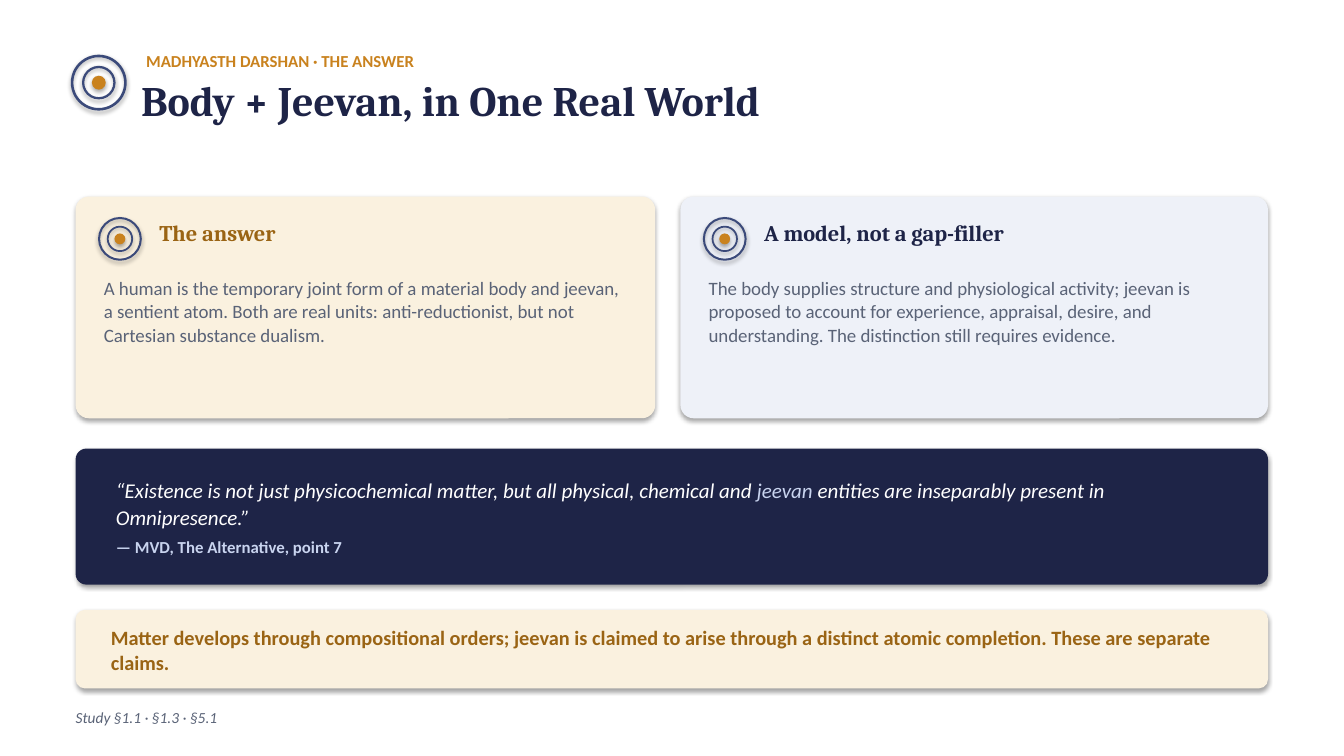
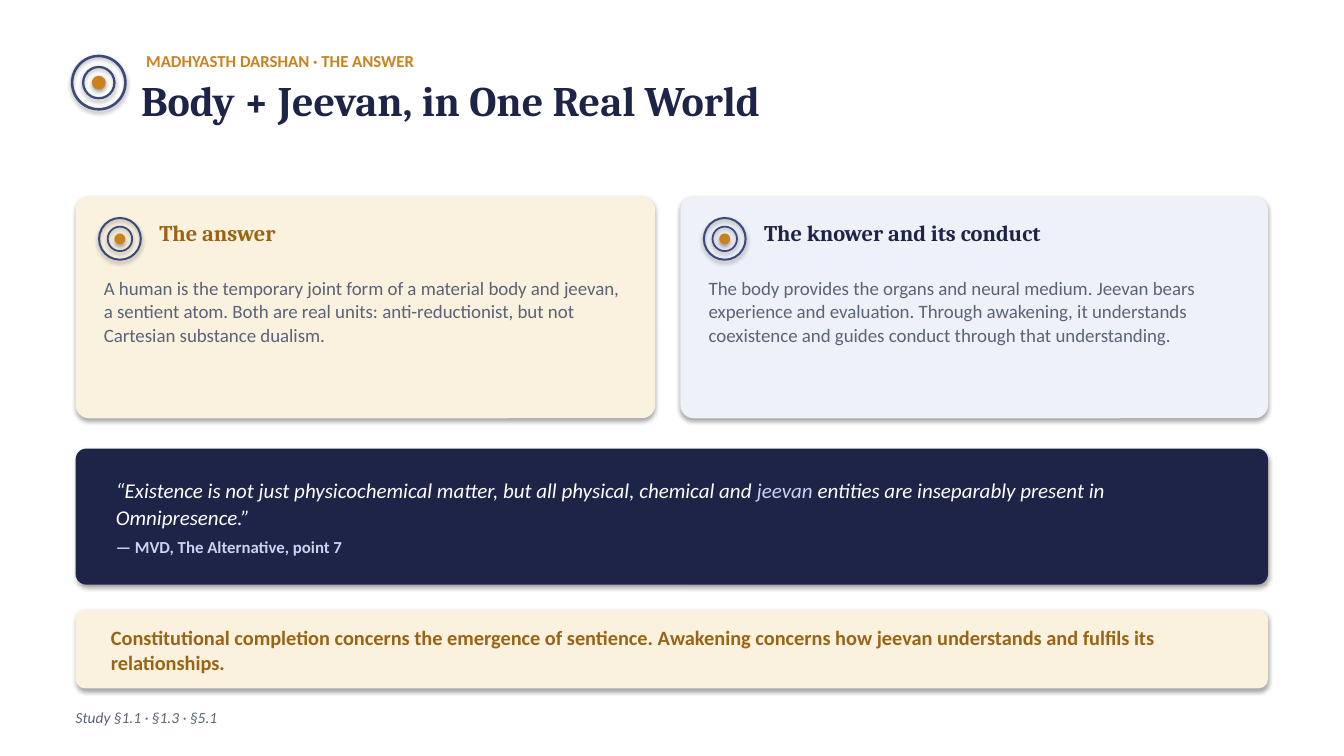
Before and after one commit to raghavamohan/AnalyticMadhyasthDarshan, a slide deck: slide 7 of Studies/Why-Humans-Are-Not-Just-Material/Why-Humans-Are-Not-Just-Material.pptx. Drawn at 1344x756 pixels with LibreOffice and Linux fonts; fonts in the diff are those of the drawing. Boxes give left, top, right and bottom in pixels: in the first picture for what was removed or moved away, otherwise in the second. Text is boxed around its words. In the diff, an @@ line names an element or a change of style, - is before the commit and + after.

Commit message:
Connect human understanding with responsible participation in coexistence

```diff
--- a/Studies/Why-Humans-Are-Not-Just-Material/Why-Humans-Are-Not-Just-Material.pptx
+++ b/Studies/Why-Humans-Are-Not-Just-Material/Why-Humans-Are-Not-Just-Material.pptx
@@ text at [764, 225, 1041, 241]: text changed @@
-A model, not a gap-filler
+The knower and its conduct
@@ text at [709, 282, 1195, 345]: text changed @@
-The body supplies structure and physiological activity; jeevan is proposed to account for experience, appraisal, desire, and understanding. The distinction still requires evidence.
+The body provides the organs and neural medium. Jeevan bears experience and evaluation. Through awakening, it understands coexistence and guides conduct through that understanding.
@@ text at [111, 630, 1154, 673]: text changed @@
-Matter develops through compositional orders; jeevan is claimed to arise through a distinct atomic completion. These are separate claims.
+Constitutional completion concerns the emergence of sentience. Awakening concerns how jeevan understands and fulfils its relationships.
```
Also in this commit, not shown: 5 other slides changed, 15 other files.
